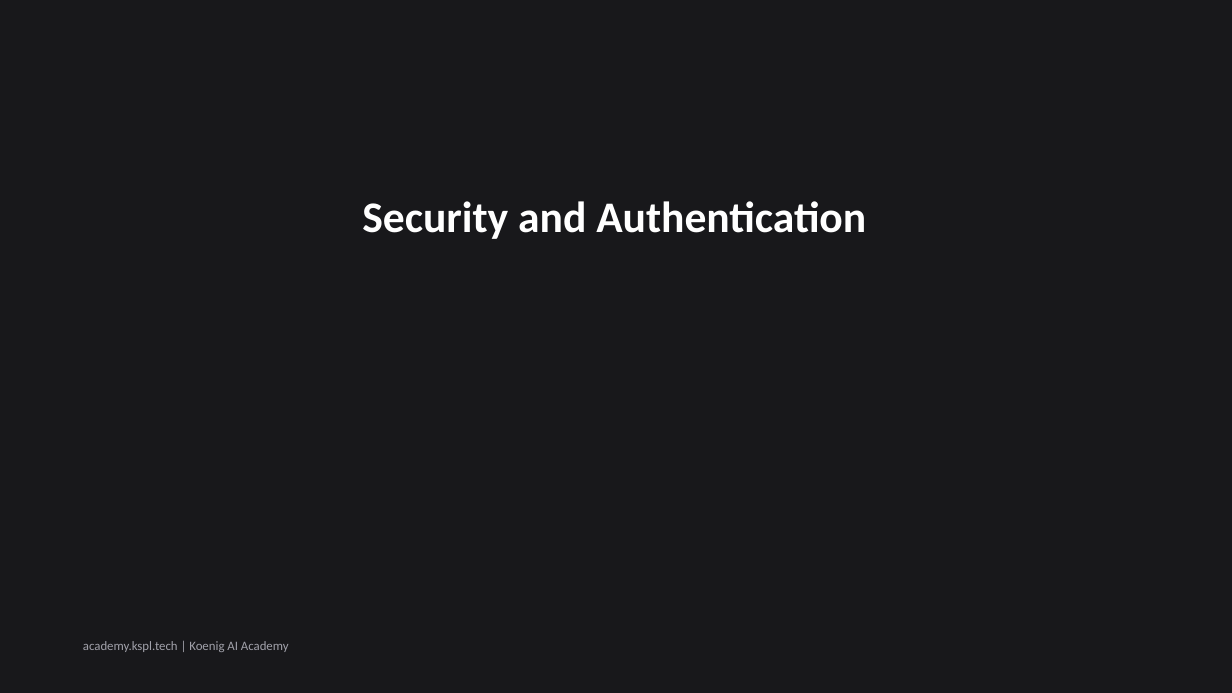
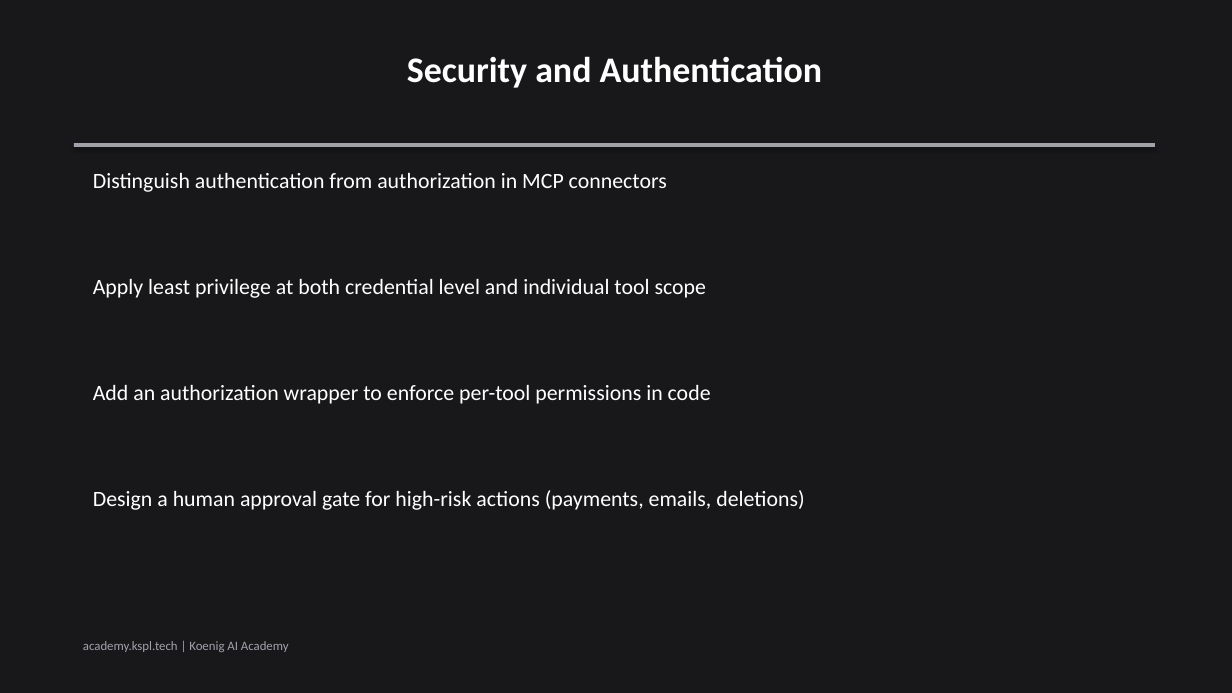
Before and after one commit to Koenig-Solutions-Private-Limited/koenig-ai-org, a slide deck: slide 1 of vault/courses/claude-tool-use-from-zero/ch06-slides.pptx. Drawn at 1232x693 pixels with LibreOffice and Linux fonts; fonts in the diff are those of the drawing. Boxes give left, top, right and bottom in pixels: in the first picture for what was removed or moved away, otherwise in the second. Text is boxed around its words. In the diff, an @@ line names an element or a change of style, - is before the commit and + after.

```diff
--- a/vault/courses/claude-tool-use-from-zero/ch06-slides.pptx
+++ b/vault/courses/claude-tool-use-from-zero/ch06-slides.pptx
@@ text "Security and Authentication": place and size @@
-text "Security and Authentication" at bbox=[362, 201, 866, 239]
+text "Security and Authentication" at bbox=[407, 56, 822, 88]
@@ text "Security and Authentication" at bbox=[407, 56, 822, 88]: size 34 to 28 pt @@
@@ rectangle added at bbox=[74, 143, 1155, 147], fill #A1A1AA @@
@@ text added at bbox=[93, 173, 667, 192], 17 pt, text #FFFFFF @@
+Distinguish authentication from authorization in MCP connectors
@@ text added at bbox=[93, 279, 706, 298], 17 pt, text #FFFFFF @@
+Apply least privilege at both credential level and individual tool scope
@@ text added at bbox=[93, 385, 711, 404], 17 pt, text #FFFFFF @@
+Add an authorization wrapper to enforce per-tool permissions in code
@@ text added at bbox=[93, 490, 804, 510], 17 pt, text #FFFFFF @@
+Design a human approval gate for high-risk actions (payments, emails, deletions)
```
